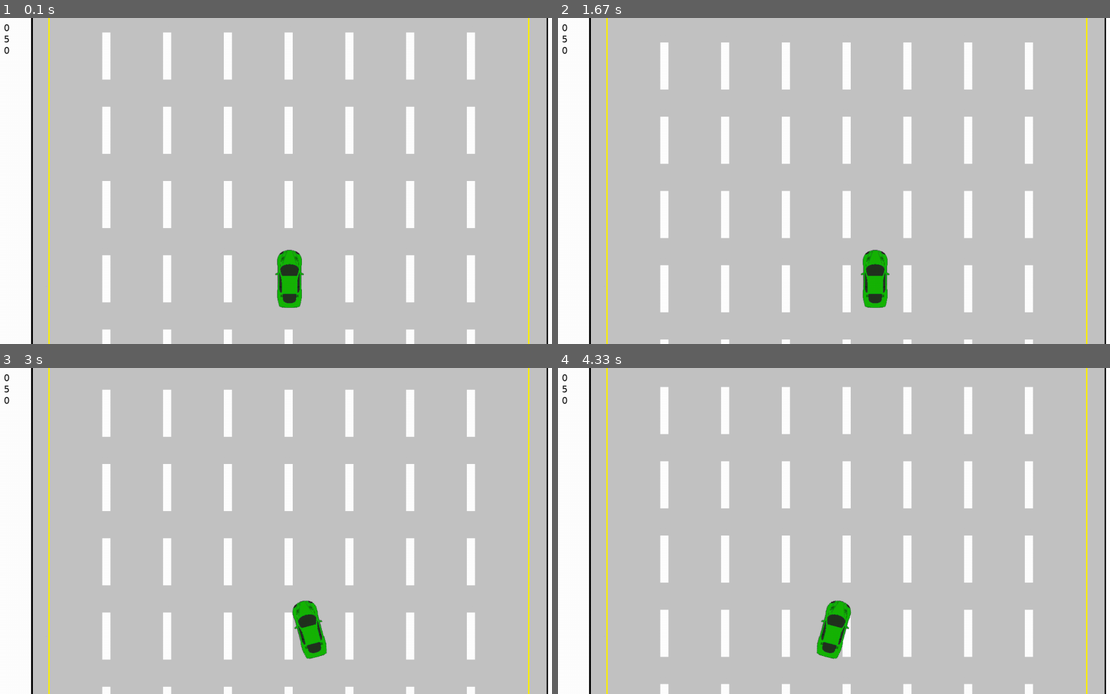
Above: before the commit, frames 1-4 (two rows, left to right).
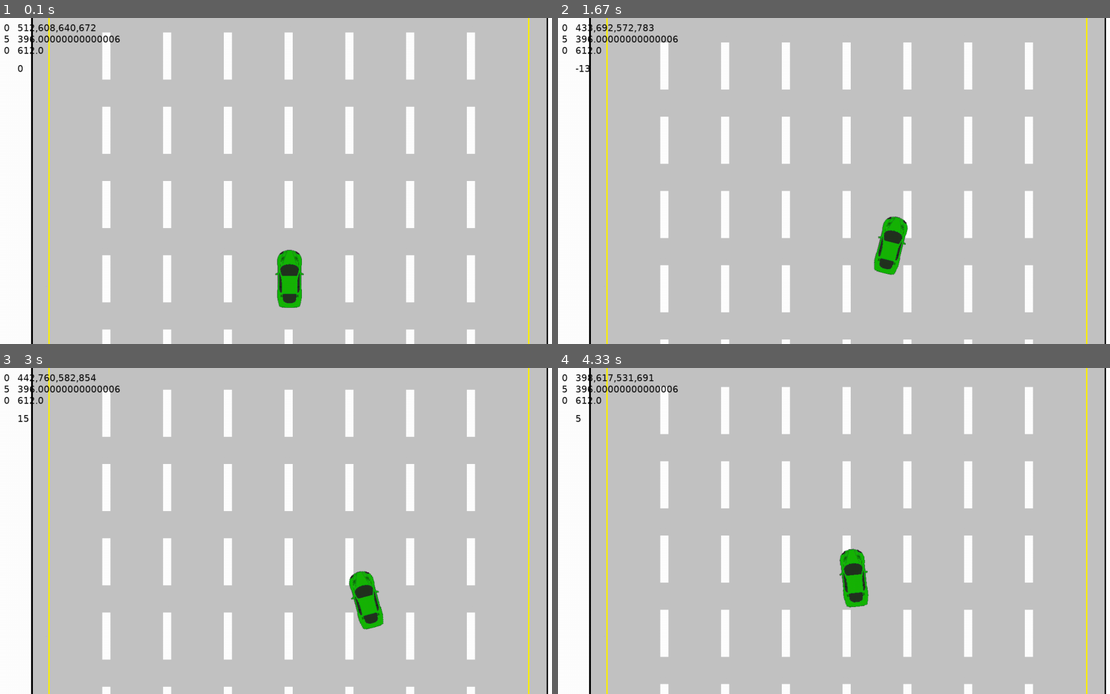
Above: after the commit, the same moments.

Repository: ronrothjr/battleship
Game: pygame game, started from tutorials/scroller/scroller.py
Same seed, same stepped clock (60 frames per second), same inputs: the game is played once before the commit and once after it.
Inputs (mouse positions are in pixels of both pictures, inside the frame that each line leads up to):
- Up to frame 1 (0.1 s): no input
- Up to frame 2 (1.67 s): hold W 0.33-0.8 s; hold Right 0.33-0.8 s; move the mouse to (822, 194) at 0.37 s; tap A at 0.83 s; hold D 1.17-1.63 s
- Up to frame 3 (3 s): hold Up 1.67-1.97 s; hold D 2-2.47 s; hold Left from 2.5 s (still down)
- Up to frame 4 (4.33 s): release Left at 3.03 s; hold S 3.07-3.37 s; hold Left 3.4-3.8 s; hold W 3.83-4.2 s; hold Right from 4.23 s (still down)

The runs differ from the first frame. In frame 1, 0.4% of the frame differs, in the area x 3-22%, y 1-17%; in frame 2, 1.8%; in frame 3, 2.0%, in the area x 3-70%, y 1-90%; in frame 4, 2.0%.

Commit message:
smooth driving, boost calculation, and deceleration

Diff:
--- a/tutorials/scroller/scroller.py
+++ b/tutorials/scroller/scroller.py
@@ -46,11 +46,6 @@
         x_cursor = 0
     return tiled_image
 
-def blitRotateCenter(image, topleft, angle):
-    rotated_image = pygame.transform.rotate(image, angle)
-    new_rect = rotated_image.get_rect(center = image.get_rect(topleft = topleft).center)
-    return rotated_image, new_rect
-
 def draw_ellipse_angle(surface, color, rect, angle, width=0):
     target_rect = pygame.Rect(rect)
     shape_surf = pygame.Surface(target_rect.size, pygame.SRCALPHA)
@@ -69,6 +64,7 @@
 left_shoulder = pygame.image.load('left_shoulder.png').convert_alpha()
 right_shoulder = pygame.image.load('right_shoulder.png').convert_alpha()
 tile_height = 164
+turn = ''
 
 class Enemy(pygame.sprite.Sprite):
     def __init__(self):
@@ -83,7 +79,7 @@
     def get_lane(self):
         return random.randint(1, LANES * 2)
 
-    def move(self, pos: str=''):
+    def move(self, turn: str=''):
         global SCORE
         self.rect.move_ip(0, SPEED)
         if (self.rect.bottom > SCREEN_HEIGHT + self.image.get_height()):
@@ -92,57 +88,81 @@
             lane = self.get_lane()
             x = OFFSET_WIDTH + LEFT_SHOULDER + ( lane * int( TILE_WIDTH / 2 ) ) - int( TILE_WIDTH / 2 )
             self.rect.center = (x, 0)
+        return turn
 
 
 class Player(pygame.sprite.Sprite):
     def __init__(self):
         super().__init__()
         self.image = pygame.image.load("player.png")
+        self.original_image = copy.copy(self.image)
         self.rect = self.image.get_rect()
         self.rect.center = (int(SCREEN_WIDTH / 2), int(SCREEN_HEIGHT * 0.8))
+        self.angle = 0
+        self.boost = 0
+        self.left = self.rect.topleft[0]
+        self.top = self.rect.topleft[1]
         self.mask = pygame.mask.from_surface(self.image)
         self.turning = None
-        self.original_image = None
-        self.original_rect = None
-
-    def move(self, pos: str=''):
+
+    def move(self, turn: str=''):
         pressed_keys = pygame.key.get_pressed()
-       #if pressed_keys[K_UP]:
-            #self.rect.move_ip(0, -5)
-       #if pressed_keys[K_DOWN]:
-            #self.rect.move_ip(0,5)
-        left = self.rect.left > OFFSET_WIDTH + LEFT_SHOULDER and (pos == 'left' or pressed_keys[K_LEFT] or pressed_keys[K_a])
-        right = self.rect.right < SCREEN_WIDTH - RIGHT_SHOULDER and (pos == 'right' or pressed_keys[K_RIGHT] or pressed_keys[K_d])
+        up = self.rect.topleft[1] > SCREEN_HEIGHT * 0.55 and (pressed_keys[K_UP] or pressed_keys[K_w])
+        not_bottom = self.rect.bottomright[1] < SCREEN_HEIGHT * 0.8 + int( self.rect.height / 2 )
+        down = not_bottom and (pressed_keys[K_DOWN] or pressed_keys[K_s])
+        left = self.rect.left > OFFSET_WIDTH + LEFT_SHOULDER and (turn == 'left' or pressed_keys[K_LEFT] or pressed_keys[K_a])
+        right = self.rect.right < SCREEN_WIDTH - RIGHT_SHOULDER and (turn == 'right' or pressed_keys[K_RIGHT] or pressed_keys[K_d])
+        x_change = 0
+        y_change = 0
+        if up:
+            if self.boost < SPEED:
+                self.boost += int(SPEED / 5)
+            turn = 'up'
+        elif down:
+            y_change = int(SPEED / 2)
+            turn = 'down'
         if left:
-            if self.original_image and self.turning == 'right':
-                self.reset_rotation()
-            if not self.original_image:
-                self.set_rotation('left', 15)
-            self.rect.move_ip(int(SPEED / 2) * -1, 0)
+            if self.angle < 15:
+                self.angle += 1
         elif right:
-            if self.original_image and self.turning == 'left':
-                self.reset_rotation()
-            if not self.original_image:
-                self.set_rotation('right', -15)
-            self.rect.move_ip(int(SPEED / 2), 0)
-        if not left and not right:
-            self.reset_rotation()
-
-    def set_rotation(self, turn, angle):
-        self.turning = turn
-        self.original_image = copy.copy(self.image)
-        self.original_rect = copy.copy(self.rect)
-        self.image, self.rect = blitRotateCenter(self.image, (self.rect.x, self.rect.y), angle)
+            if self.angle > -15:
+                self.angle -= 1
+        if self.angle != 0:
+            self.turning = 'right' if self.angle > -15 else 'left'
+            x_change = int(SPEED / 2 * (self.angle / 15 * -1))
+            self.set_rotation()
+        if self.boost > 0:
+            y_change -= self.boost
+            if not up:
+                self.boost -= int(SPEED / 5)
+        elif not_bottom:
+            y_change += int(SPEED / 5)
+        self.left += x_change
+        self.top += y_change
+        self.rect.move_ip(x_change, y_change)
+        if not up and not down and not left and not right:
+            turn = ''
+            if self.angle != 0 and self.angle <=15 and self.angle >= -15:
+                self.angle += -1 if self.angle > 0 else 1
+                self.set_rotation()
+        return turn
+
+    def set_rotation(self):
+        self.image = copy.copy(self.original_image)
+        self.image, self.rect = self.blitRotateCenter(self.image, (self.left, self.top), self.angle)
         self.mask = pygame.mask.from_surface(self.image)
+
+    def blitRotateCenter(self, image, topleft, angle):
+        rotated_image = pygame.transform.rotate(image, angle)
+        new_rect = rotated_image.get_rect(center = image.get_rect(topleft = topleft).center)
+        return rotated_image, new_rect
 
     def reset_rotation(self):
         if self.original_image:
             self.image = copy.copy(self.original_image)
-            height = (SCREEN_HEIGHT * 0.8) - int(self.image.get_height() / 2)
-            self.rect = self.image.get_rect(center = self.image.get_rect(topleft = (self.rect.x, height)).center)
+            self.rect = self.image.get_rect(center = self.image.get_rect(topleft = (self.rect.x, self.top + int( self.rect.height / 2 ))).center)
             self.mask = pygame.mask.from_surface(self.image)
             self.original_image = None
-            self.original_rect = None
             self.turning = None
 
 
@@ -155,7 +175,6 @@
 
 tile_placement = TILE_HEIGHT * -1
 
-turn = ''
 
 INC_SPEED = pygame.USEREVENT + 1
 MAX_ENEMIES = 20
@@ -191,6 +210,13 @@
         tile_placement = TILE_HEIGHT * -1
     DISPLAYSURF.blit(right_shoulder, (LEFT_SHOULDER + OFFSET_WIDTH + LANES_WIDTH, 0))
 
+    for entity in all_sprites:
+        DISPLAYSURF.blit(entity.image, entity.rect)
+        if entity == P1:
+            turn = entity.move(turn)
+        else:
+            entity.move()
+
     scores = font_small.render(str(SCORE), True, BLACK)
     DISPLAYSURF.blit(scores, (10,10))
     speed = font_small.render(str(SPEED), True, BLACK)
@@ -199,9 +225,14 @@
     DISPLAYSURF.blit(count, (10,60))
     turning = font_small.render(str(turn), True, BLACK)
     DISPLAYSURF.blit(turning, (10,100))
-    for entity in all_sprites:
-        DISPLAYSURF.blit(entity.image, entity.rect)
-        entity.move(turn)
+    position = font_small.render(f'{str(P1.rect.topleft[1])},{str(P1.rect.left)},{str(P1.rect.bottomright[1])},{str(P1.rect.right)}', True, BLACK)
+    DISPLAYSURF.blit(position, (40,10))
+    up = font_small.render(f'{str(SCREEN_HEIGHT * 0.55)}', True, BLACK)
+    DISPLAYSURF.blit(up, (40,35))
+    down = font_small.render(f'{str(SCREEN_HEIGHT * 0.85)}', True, BLACK)
+    DISPLAYSURF.blit(down, (40,60))
+    angle = font_small.render(f'{str(P1.angle)}', True, BLACK)
+    DISPLAYSURF.blit(angle, (40,100))
 
     if pygame.sprite.spritecollide(P1, enemies, False, pygame.sprite.collide_mask):
         pygame.mixer.Sound('crash.wav').play()
